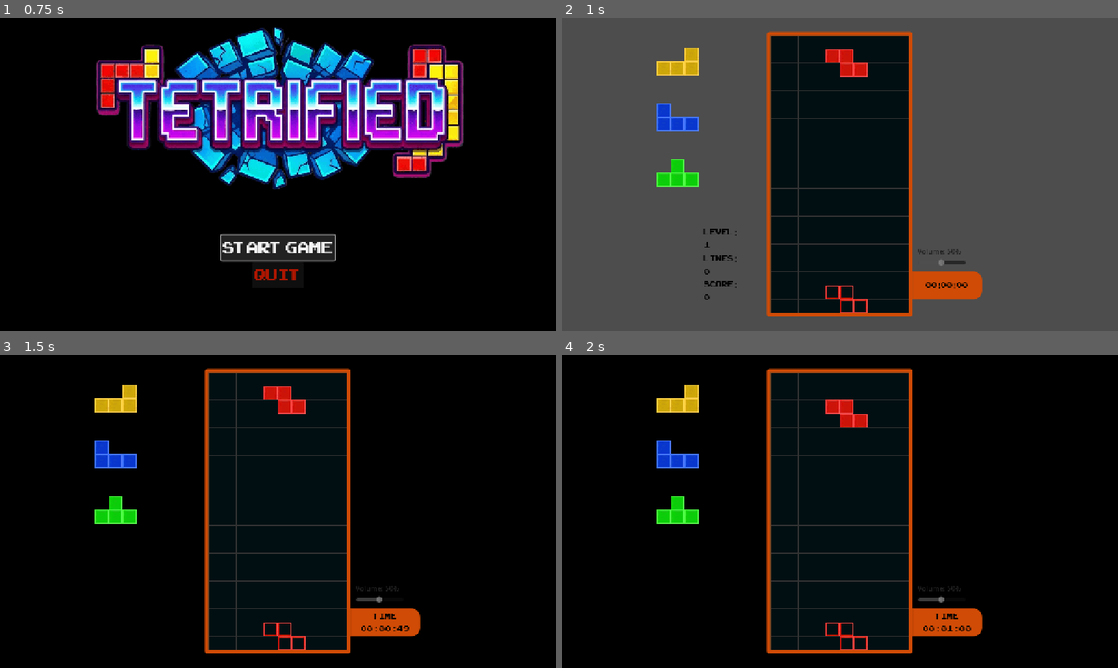
Above: before the commit, frames 1-4 (two rows, left to right).
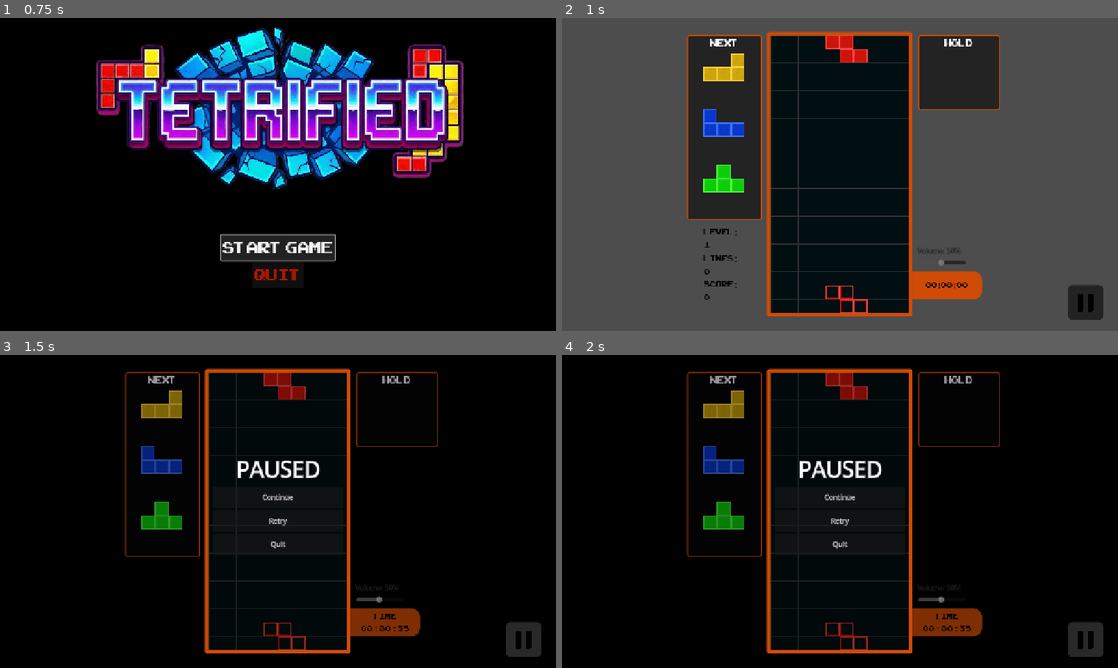
Above: after the commit, the same moments.

Repository: THeikkila91/R12-Gamejam
Game: Godot game, scene res://scenes/Start_screen.tscn
Two runs of this game, one before a commit and one after it. Both use one fixed random seed, a clock stepped at 60 frames per second and the inputs below. Video files are missing from this copy of the repository; at most half a second of black plays in their place.
Inputs (mouse positions are in pixels of both pictures, inside the frame that each line leads up to):
- Up to frame 1 (0.75 s): click "START GAME" at 0.5 s
- Up to frame 2 (1 s): no input
- Up to frame 3 (1.5 s): click (522, 639) at 1.27 s
- Up to frame 4 (2 s): no input

Frame 1 is identical in both runs. In frame 2, 14% of the frame differs, in the area x 17-98%, y 5-97%; in frame 3, 6.7%; in frame 4, 6.8%.

Commit message:
Pause painike lisätty, ylivuoto korjattu ja hudia kehitetty

Diff:
--- a/r-12-gamejam/project.godot
+++ b/r-12-gamejam/project.godot
@@ -20,6 +20,10 @@
 window/size/viewport_width=1280
 window/size/viewport_height=720
 window/stretch/mode="canvas_items"
+
+[gui]
+
+theme/default_font_multichannel_signed_distance_field=true
 
 [input]
 
--- a/r-12-gamejam/scenes/game.tscn
+++ b/r-12-gamejam/scenes/game.tscn
@@ -9,6 +9,7 @@
 [ext_resource type="Script" uid="uid://bs5ha5ll7gk5g" path="res://scripts/ActivePiece.gd" id="4_iywne"]
 [ext_resource type="AudioStream" uid="uid://1f322omihd2c" path="res://assets/MiConv.com__poorartistt-game-is-on-video-game-music-no-copyright-426131.ogg" id="7_u5sy4"]
 [ext_resource type="Script" uid="uid://cme3xqspym876" path="res://scripts/score_ui.gd" id="8_gee14"]
+[ext_resource type="Texture2D" uid="uid://cvl3673a7x3dc" path="res://assets/pause-button.png" id="8_rysoc"]
 [ext_resource type="AudioStream" uid="uid://cga03bk852e5i" path="res://Audio/drop.mp3" id="9_kvpfn"]
 [ext_resource type="AudioStream" uid="uid://dw512gyl4t0qd" path="res://Audio/explode.mp3" id="10_dinhu"]
 [ext_resource type="AudioStream" uid="uid://7uuteubcs80r" path="res://Audio/rotate.mp3" id="11_kvuet"]
@@ -41,6 +42,55 @@
 font = ExtResource("3_lnu2h")
 font_size = 25
 font_color = Color(0, 0, 0, 1)
+
+[sub_resource type="StyleBoxFlat" id="StyleBoxFlat_ssvqc"]
+bg_color = Color(0.03137255, 0.03137255, 0.03137255, 0.6)
+corner_radius_top_left = 10
+corner_radius_top_right = 10
+corner_radius_bottom_right = 10
+corner_radius_bottom_left = 10
+
+[sub_resource type="StyleBoxFlat" id="StyleBoxFlat_1kice"]
+bg_color = Color(0.26666668, 0.26666668, 0.26666668, 0.6431373)
+corner_radius_top_left = 10
+corner_radius_top_right = 10
+corner_radius_bottom_right = 10
+corner_radius_bottom_left = 10
+
+[sub_resource type="StyleBoxFlat" id="StyleBoxFlat_264po"]
+bg_color = Color(0.26657522, 0.2665752, 0.2665752, 0.6)
+corner_radius_top_left = 10
+corner_radius_top_right = 10
+corner_radius_bottom_right = 10
+corner_radius_bottom_left = 10
+
+[sub_resource type="StyleBoxTexture" id="StyleBoxTexture_rysoc"]
+
+[sub_resource type="StyleBoxEmpty" id="StyleBoxEmpty_ssvqc"]
+
+[sub_resource type="StyleBoxFlat" id="StyleBoxFlat_rysoc"]
+bg_color = Color(0.03137255, 0.03137255, 0.03137255, 0.6)
+border_width_left = 3
+border_width_top = 3
+border_width_right = 3
+border_width_bottom = 3
+border_color = Color(0.8156863, 0.29411766, 0.023529412, 1)
+corner_radius_top_left = 5
+corner_radius_top_right = 5
+corner_radius_bottom_right = 5
+corner_radius_bottom_left = 5
+
+[sub_resource type="StyleBoxFlat" id="StyleBoxFlat_ca42v"]
+bg_color = Color(0.03137255, 0.03137255, 0.03137255, 0.6)
+border_width_left = 3
+border_width_top = 3
+border_width_right = 3
+border_width_bottom = 3
+border_color = Color(0.8156863, 0.29411766, 0.023529412, 1)
+corner_radius_top_left = 5
+corner_radius_top_right = 5
+corner_radius_bottom_right = 5
+corner_radius_bottom_left = 5
 
 [node name="Game" type="Node2D"]
 position = Vector2(7, 7)
@@ -117,7 +167,7 @@
 vertical_alignment = 1
 
 [node name="NextPieceDisplay" type="TileMapLayer" parent="UI"]
-position = Vector2(-237, -3)
+position = Vector2(-130, 10)
 tile_set = ExtResource("2_yqjtg")
 
 [node name="GameOverMenu" type="ColorRect" parent="UI"]
@@ -220,8 +270,71 @@
 text = "Quit"
 
 [node name="HoldPieceDisplay" type="TileMapLayer" parent="UI"]
-position = Vector2(420, 0)
+position = Vector2(400, 20)
 tile_set = ExtResource("2_yqjtg")
+
+[node name="PauseButton" type="Button" parent="UI"]
+layout_mode = 0
+offset_left = 742.0
+offset_top = 575.0
+offset_right = 823.0
+offset_bottom = 656.0
+theme_override_styles/normal = SubResource("StyleBoxFlat_ssvqc")
+theme_override_styles/pressed = SubResource("StyleBoxFlat_1kice")
+theme_override_styles/hover = SubResource("StyleBoxFlat_264po")
+theme_override_styles/disabled = SubResource("StyleBoxTexture_rysoc")
+theme_override_styles/focus = SubResource("StyleBoxEmpty_ssvqc")
+
+[node name="TextureButton" type="TextureButton" parent="UI/PauseButton"]
+layout_mode = 0
+offset_left = 7.0
+offset_top = 8.00001
+offset_right = 30.077148
+offset_bottom = 8.00001
+scale = Vector2(0.13, 0.13)
+disabled = true
+texture_normal = ExtResource("8_rysoc")
+ignore_texture_size = true
+
+[node name="HoldPanel" type="PanelContainer" parent="UI"]
+z_index = -1
+layout_mode = 0
+offset_left = 397.0
+offset_right = 586.0
+offset_bottom = 173.0
+theme_override_styles/panel = SubResource("StyleBoxFlat_rysoc")
+
+[node name="VBoxContainer" type="VBoxContainer" parent="UI/HoldPanel"]
+layout_mode = 2
+
+[node name="Label" type="Label" parent="UI/HoldPanel/VBoxContainer"]
+custom_minimum_size = Vector2(0, 25)
+layout_mode = 2
+theme_override_fonts/font = ExtResource("3_lnu2h")
+theme_override_font_sizes/font_size = 30
+text = "Hold"
+horizontal_alignment = 1
+vertical_alignment = 1
+
+[node name="NextPiecePanel" type="PanelContainer" parent="UI"]
+z_index = -1
+layout_mode = 0
+offset_left = -135.0
+offset_right = 38.0
+offset_bottom = 426.0
+theme_override_styles/panel = SubResource("StyleBoxFlat_ca42v")
+
+[node name="VBoxContainer" type="VBoxContainer" parent="UI/NextPiecePanel"]
+layout_mode = 2
+
+[node name="Label" type="Label" parent="UI/NextPiecePanel/VBoxContainer"]
+layout_mode = 2
+theme_override_fonts/font = ExtResource("3_lnu2h")
+theme_override_font_sizes/font_size = 30
+text = "Next
+"
+horizontal_alignment = 1
+vertical_alignment = 1
 
 [node name="AudioStreamPlayer" type="AudioStreamPlayer" parent="."]
 stream = ExtResource("7_u5sy4")
@@ -333,4 +446,6 @@
 [connection signal="pressed" from="UI/PauseMenu/VBoxContainer/RetryButton" to="ActivePiece" method="_on_retry_button_pressed"]
 [connection signal="mouse_entered" from="UI/PauseMenu/VBoxContainer/QuitButton" to="ActivePiece" method="_on_quit_button_mouse_entered"]
 [connection signal="pressed" from="UI/PauseMenu/VBoxContainer/QuitButton" to="ActivePiece" method="_on_quit_button_pressed"]
+[connection signal="mouse_entered" from="UI/PauseButton" to="ActivePiece" method="_on_pause_button_mouse_entered"]
+[connection signal="pressed" from="UI/PauseButton" to="ActivePiece" method="_on_pause_button_pressed"]
 [connection signal="value_changed" from="HSlider" to="." method="_on_h_slider_value_changed"]
--- a/r-12-gamejam/scripts/ActivePiece.gd
+++ b/r-12-gamejam/scripts/ActivePiece.gd
@@ -137,14 +137,14 @@
 func pause_game():
 	# Näytetään pause-valikko (Varmista että polku on oikea!)
 	# Jos PauseMenu on UI-noden alla: $"../UI/PauseMenu".show()
-	var pause_menu = get_tree().root.find_child("PauseMenu", true, false)
+	pause_menu = get_tree().root.find_child("PauseMenu", true, false)
 	if pause_menu:
 		pause_menu.show()
 		get_tree().paused = true
 
 func _on_continue_button_pressed():
 	# Tämä funktio kytketään Continue-napin 'pressed'-signaaliin
-	var pause_menu = get_tree().root.find_child("PauseMenu", true, false)
+	pause_menu = get_tree().root.find_child("PauseMenu", true, false)
 	if pause_menu:
 		pause_menu.hide()
 	get_tree().paused = false
@@ -160,7 +160,7 @@
 
 
 func spawn_piece():
-	current_pos = Vector2i(5, 1)
+	current_pos = Vector2i(5, 0)
 	var next_data = next_pieces_queue.pop_front()
 	current_shape = shapes[next_data["type"]]
 	current_color_index = next_data["color"]
@@ -243,6 +243,12 @@
 func _on_quit_button_mouse_entered():
 	get_parent().get_node("HoverSound").play()
 
+func _on_pause_button_mouse_entered():
+	get_parent().get_node("HoverSound").play()
+
+func _on_pause_button_pressed():
+	pause_game()
+
 func draw_active_piece():
 	clear()
 
@@ -256,9 +262,12 @@
 		set_cell(ghost_pos + cell, 1, Vector2i(current_color_index, 0))
 
 	# 3. Piirrä oikea "Active Piece"
+
 	for cell in current_shape:
+		var draw_pos = current_pos + cell
+		if draw_pos.y >= 0: # Piirtää palikan ainoastaan näkyville ruuduille
 		#käytetään arvottua väri-indeksiä poimimaan oikea ruutu tilesetistä
-		set_cell(current_pos + cell, 0, Vector2i(current_color_index, 0))
+			set_cell(current_pos + cell, 0, Vector2i(current_color_index, 0))
 
 
 func move_horizontal(dir: int):
Binary file added: r-12-gamejam/assets/pause-button.png
Not shown, added: r-12-gamejam/assets/pause-button.png.import
Not shown: 1 places in r-12-gamejam/scenes/game.tscn that only renumber resources
